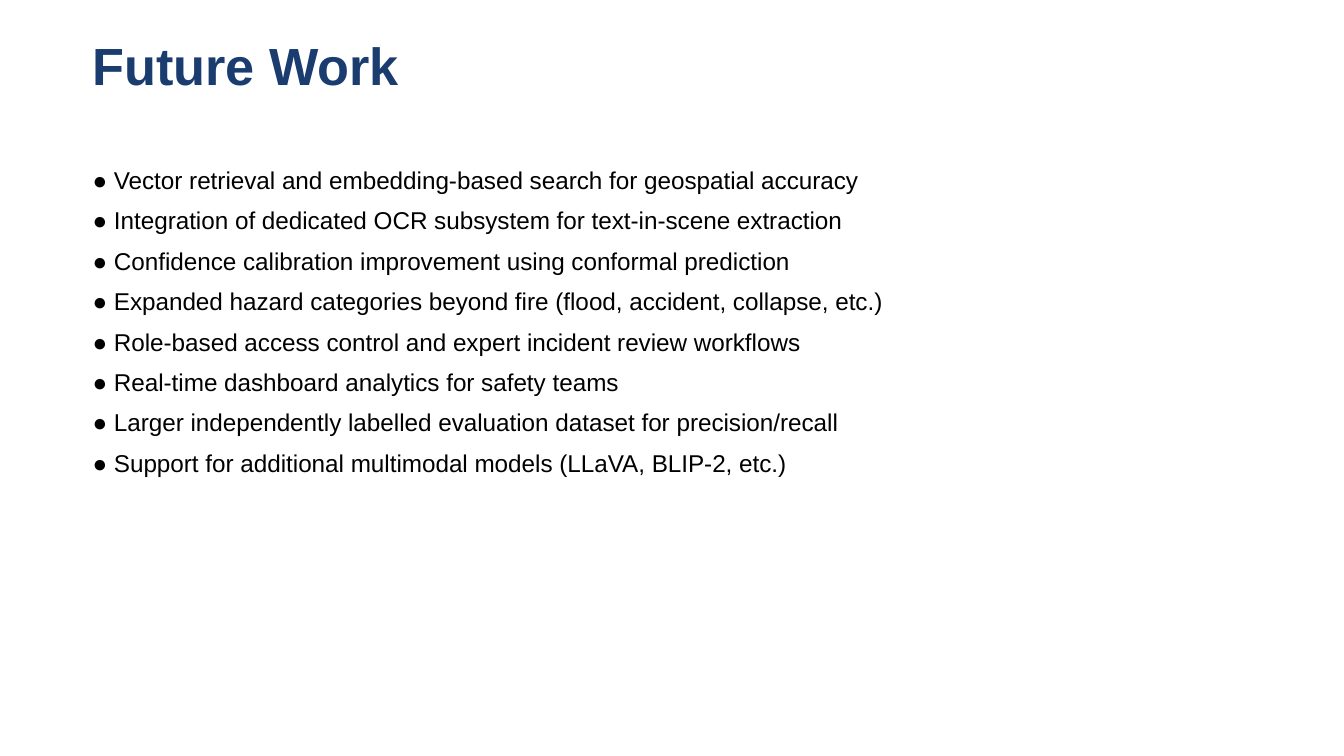
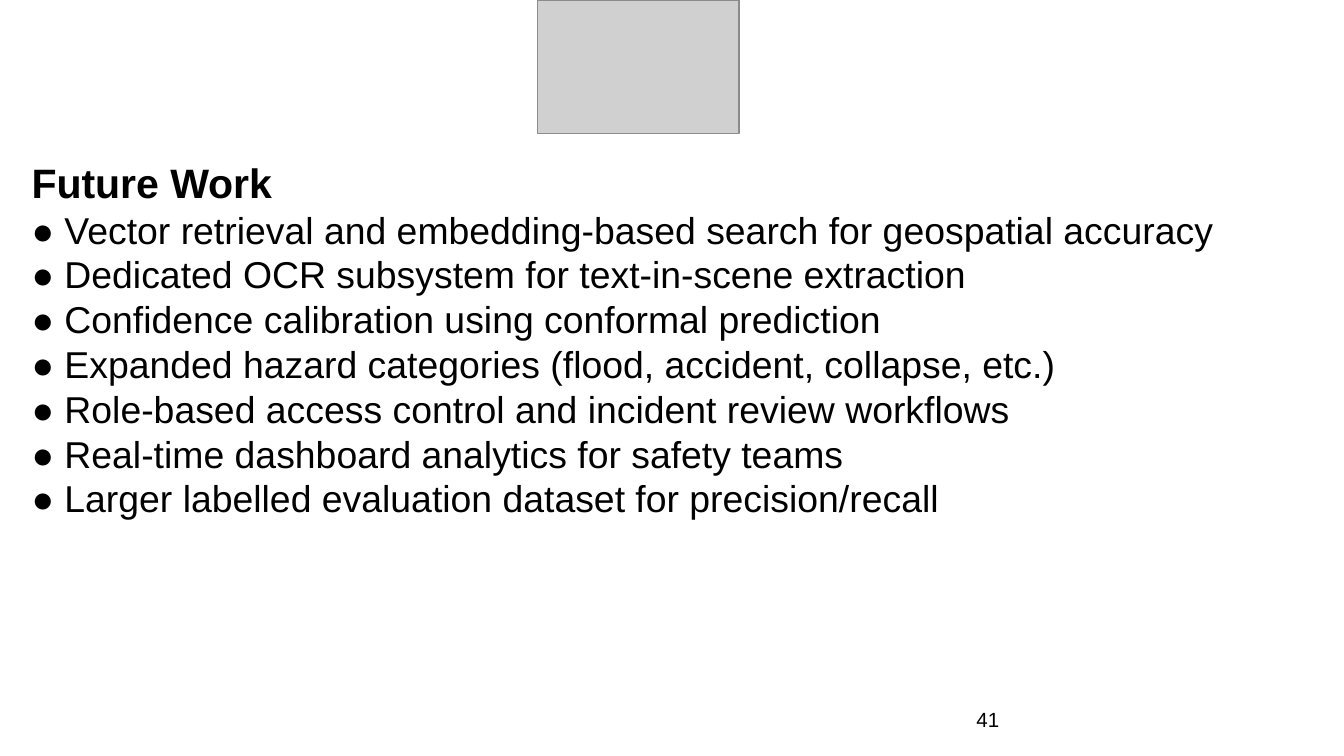
Before and after one commit to nibodhdaware/VisionGPT, a slide deck: slide 41 of paper/stage2_review3_updated.pptx. Drawn at 1344x756 pixels with LibreOffice and Linux fonts; fonts in the diff are those of the drawing; grey boxes stand for pictures. Boxes give left, top, right and bottom in pixels: in the first picture for what was removed or moved away, otherwise in the second. Text is boxed around its words. In the diff, an @@ line names an element or a change of style, - is before the commit and + after.

Commit message:
fix PPTX formatting: 22pt headers, 20pt body, correct EMU positions, new diagrams

```diff
--- a/paper/stage2_review3_updated.pptx
+++ b/paper/stage2_review3_updated.pptx
@@ picture added at [538,0,739,134] @@
@@ text removed at [93,47,399,86] @@
-Future Work
@@ text "Future Work": place and size @@
-text "Future Work" at [114,171,882,477]
+text "Future Work" at [32,168,1213,520]
@@ text at [32,168,272,199]: paragraph added @@
+Future Work
@@ text at [64,217,1213,475]: size 13 to 20 pt in "● Vector retrieval and embedding-based search for ...", "● Real-time dashboard analytics for safety teams"; less space between paragraphs @@
@@ text at [64,261,1055,424]: text changed; size 13 to 20 pt @@
-● Integration of dedicated OCR subsystem for text-in-scene extraction
-● Confidence calibration improvement using conformal prediction
-● Expanded hazard categories beyond fire (flood, accident, collapse, etc.)
-● Role-based access control and expert incident review workflows
+● Dedicated OCR subsystem for text-in-scene extraction
+● Confidence calibration using conformal prediction
+● Expanded hazard categories (flood, accident, collapse, etc.)
+● Role-based access control and incident review workflows
@@ text at [64,485,938,520]: text changed; size 13 to 20 pt @@
-● Larger independently labelled evaluation dataset for precision/recall
-● Support for additional multimodal models (LLaVA, BLIP-2, etc.)
+● Larger labelled evaluation dataset for precision/recall
@@ text added at [976,713,999,727], 11 pt, text #000000 @@
+41
```
Also in this commit, not shown: 48 other slides changed, 4 slides added, 4 slides removed.
